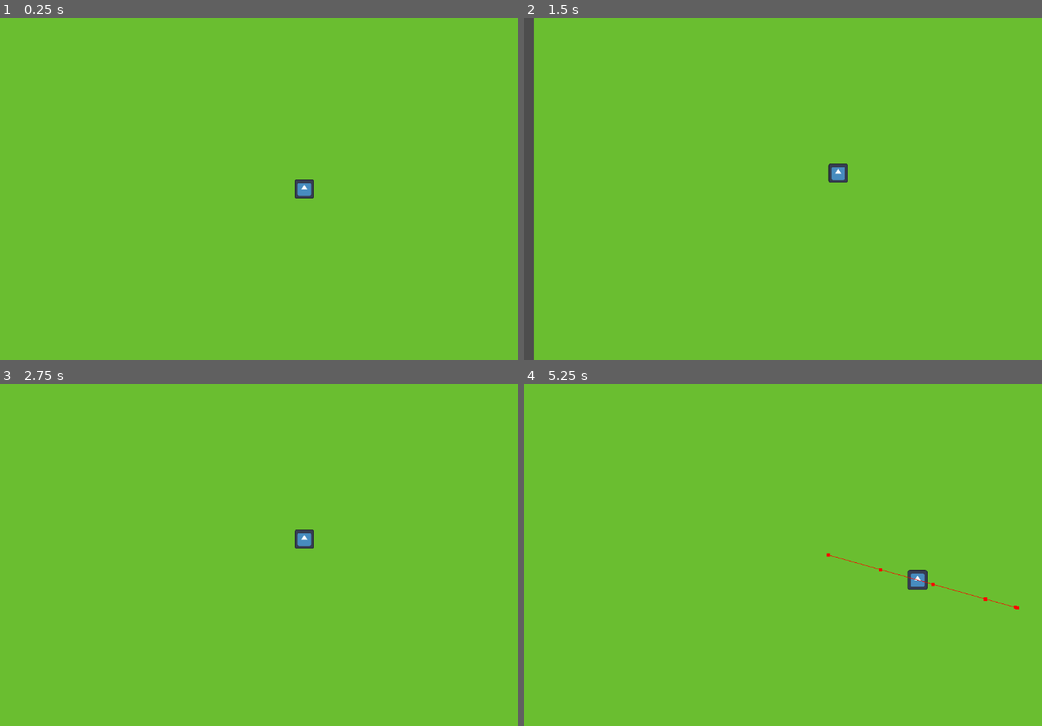
Above: before the commit, frames 1-4 (two rows, left to right).
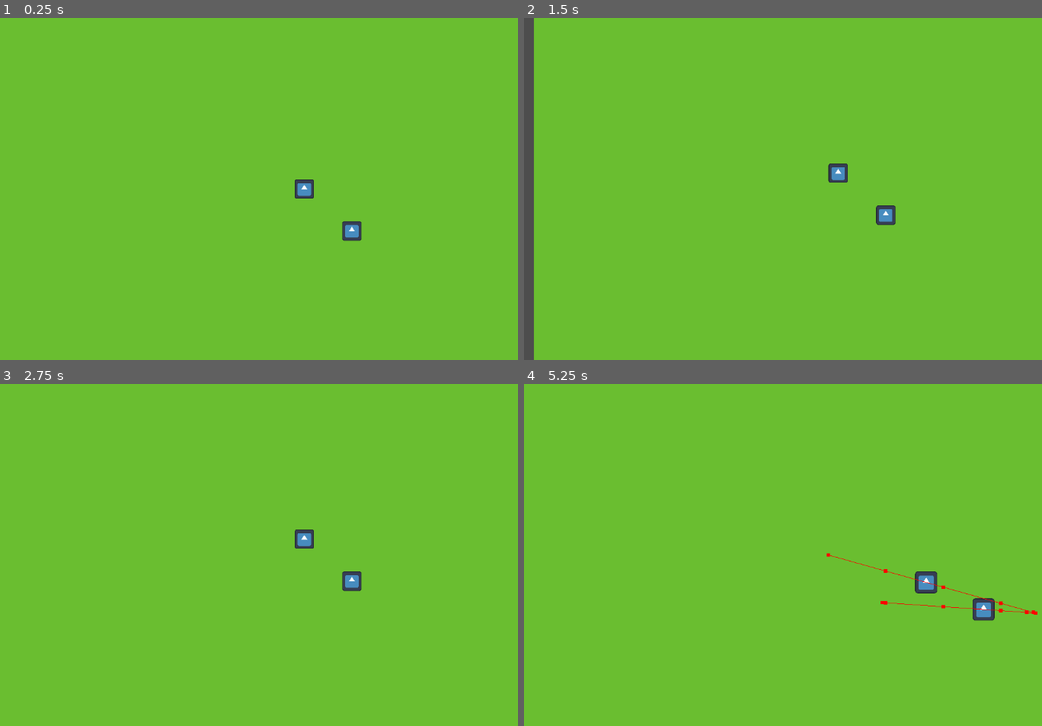
Above: after the commit, the same moments.

Repository: johannfh/RiftStrike
Game: Godot game, scene res://scenes/World.tscn
The game is run twice, just before and just after one commit, with the same random seed, the same clock (stepped at 60 frames per second) and the same inputs. The engine's default icon, where the game draws it, is replaced by a stand-in: a white triangle on a blue panel in a dark square.
Inputs (mouse positions are in pixels of both pictures, inside the frame that each line leads up to):
- Up to frame 1 (0.25 s): no input
- Up to frame 2 (1.5 s): tap Enter at 0.5 s; move the mouse to (964, 171) at 0.52 s; tap S (camera_down) at 0.6 s; tap Space at 1.25 s; move the mouse to (705, 206) at 1.27 s; tap A (camera_left) at 1.35 s
- Up to frame 3 (2.75 s): move the mouse to (362, 479) at 2.02 s; tap D (camera_right) at 2.1 s
- Up to frame 4 (5.25 s): move the mouse to (798, 623) at 2.77 s; tap W (camera_up) at 2.85 s; tap Enter at 3.5 s; move the mouse to (1010, 606) at 3.52 s; right-click (1010, 606) at 3.6 s; move the mouse to (648, 503) at 4.27 s; tap Shift (shift) at 4.35 s; move the mouse to (860, 555) at 5.02 s; tap Mouse wheel up (zoom_in) at 5.1 s

The runs differ from the first frame. In frame 1, 0.2% of the frame differs, in the area x 66-70%, y 59-66%; in frame 2, 0.2%; in frame 3, 0.2%; in frame 4, 0.8%, in the area x 64-100%, y 52-70%.

Commit message:
improve zoom

Diff:
--- a/scenes/World.tscn
+++ b/scenes/World.tscn
@@ -32,6 +32,7 @@
 position_smoothing_speed = 10.0
 script = ExtResource("2_12qvs")
 camera_move_speed = 300
+zoom_sensitivity = 0.2
 
 [node name="TileMapLayer" type="TileMapLayer" parent="."]
 tile_map_data = PackedByteArray("AAD9/wAAAAABAAAAAAD9/wEAAAABAAAAAAD9/wIAAAABAAAAAAD+/wAAAAABAAAAAAD+/wEAAAABAAAAAAD+/w …(2224 unchanged characters)…
@@ -42,4 +43,7 @@
 
 [node name="Unit" parent="Units" groups=["units"] instance=ExtResource("3_0vtaq")]
 
+[node name="Unit2" parent="Units" groups=["units"] instance=ExtResource("3_0vtaq")]
+position = Vector2(60, 53)
+
 [connection signal="move_command" from="Camera" to="." method="_on_move_command"]
--- a/scenes/camera.gd
+++ b/scenes/camera.gd
@@ -1,7 +1,11 @@
 extends Camera2D
 
 @export_range(10, 500, 1) var camera_move_speed = 150
-@export_range(0, 1, 0.001) var zoom_sensitivity = 0.05
+@export_range(0.05, 0.5, 0.01) var zoom_sensitivity = 0.05
+
+const MIN_ZOOM = Vector2(1, 1)
+const MAX_ZOOM = Vector2(20, 20)
+
 
 signal move_command(target: Vector2, append: bool)
 
@@ -31,3 +35,4 @@
 			print("Zoom out")
 		zoom.x += zoom_direction * zoom_sensitivity
 		zoom.y += zoom_direction * zoom_sensitivity
+		zoom.clamp(MIN_ZOOM, MAX_ZOOM)
